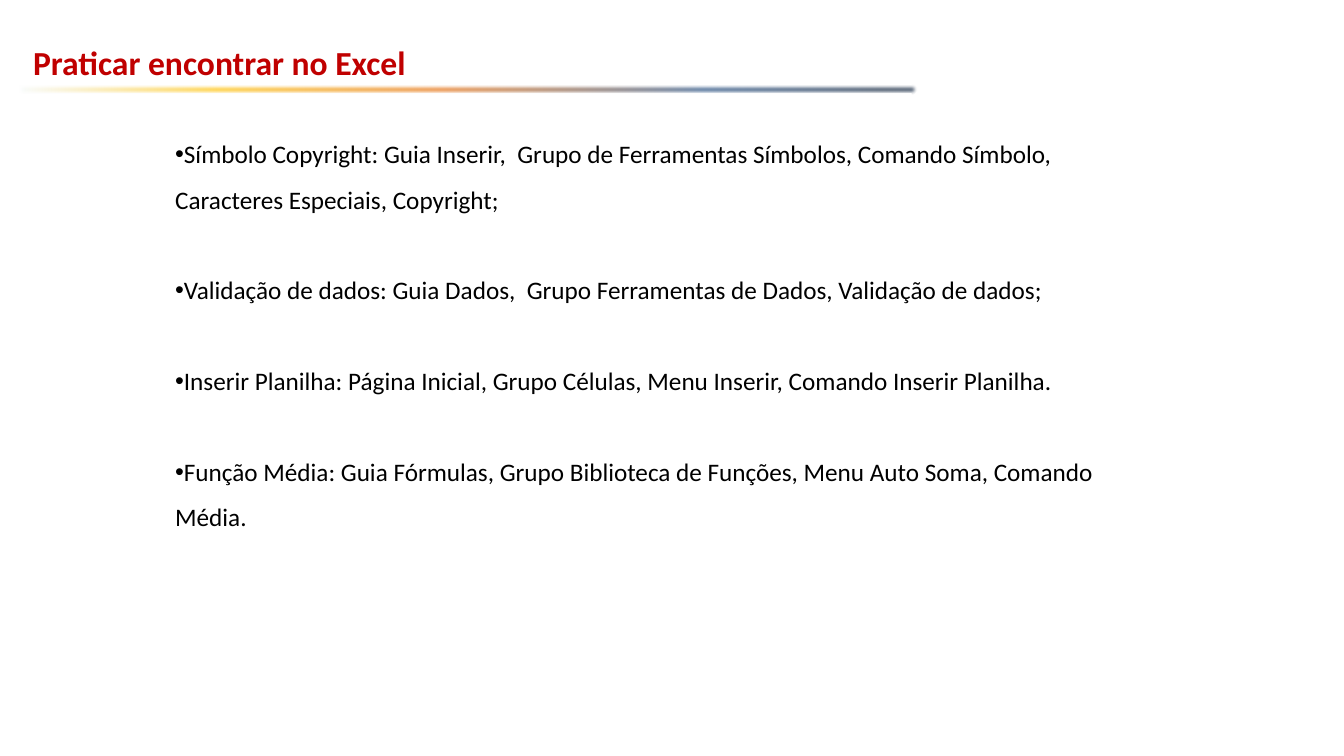
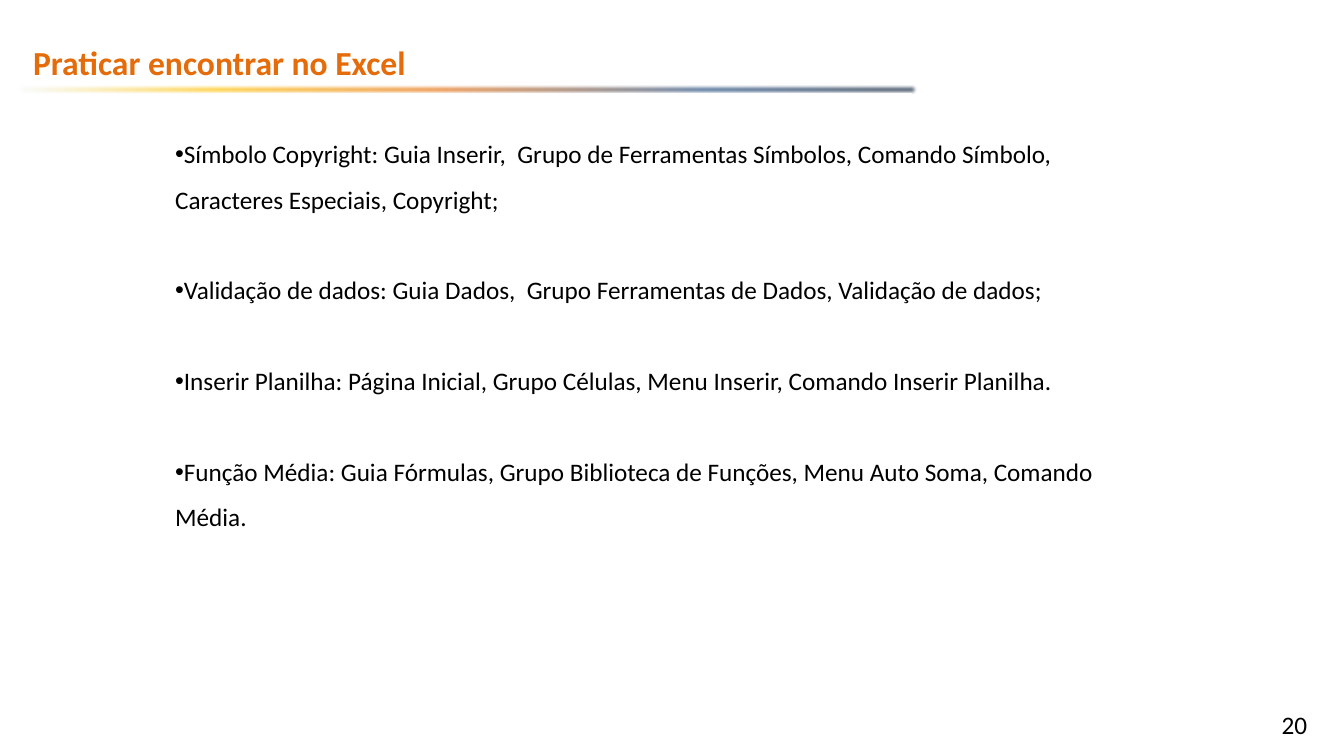
Before and after one commit to emerson-fenrir/Excel_Basico, a slide deck: slide 20 of Aula3.pptx (slide 17 before the commit). Drawn at 1344x756 pixels with LibreOffice and Linux fonts; fonts in the diff are those of the drawing; background and template pictures are left out. Boxes give left, top, right and bottom in pixels: in the first picture for what was removed or moved away, otherwise in the second. Text is boxed around its words. In the diff, an @@ line names an element or a change of style, - is before the commit and + after.

```diff
--- a/Aula3.pptx
+++ b/Aula3.pptx
@@ text "Praticar encontrar no Excel" at (33,51,405,76): text colour #C00000 to #E46C0A @@
@@ page number added at (1282,717,1308,734), 18 pt, text #000000 @@
+20
```
Also in this commit, not shown: 43 other slides changed, 3 slides added, 1 other file.
